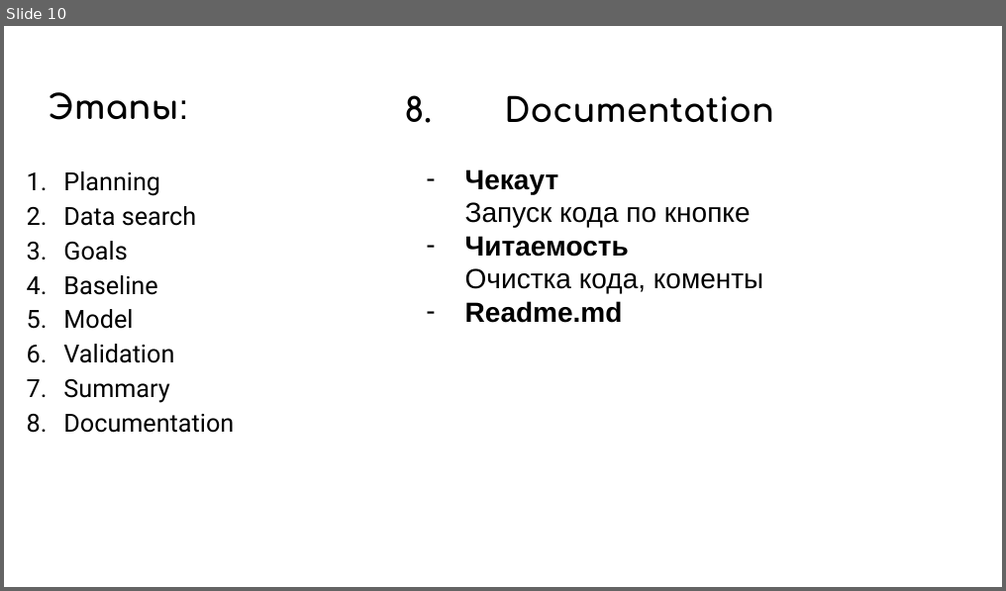
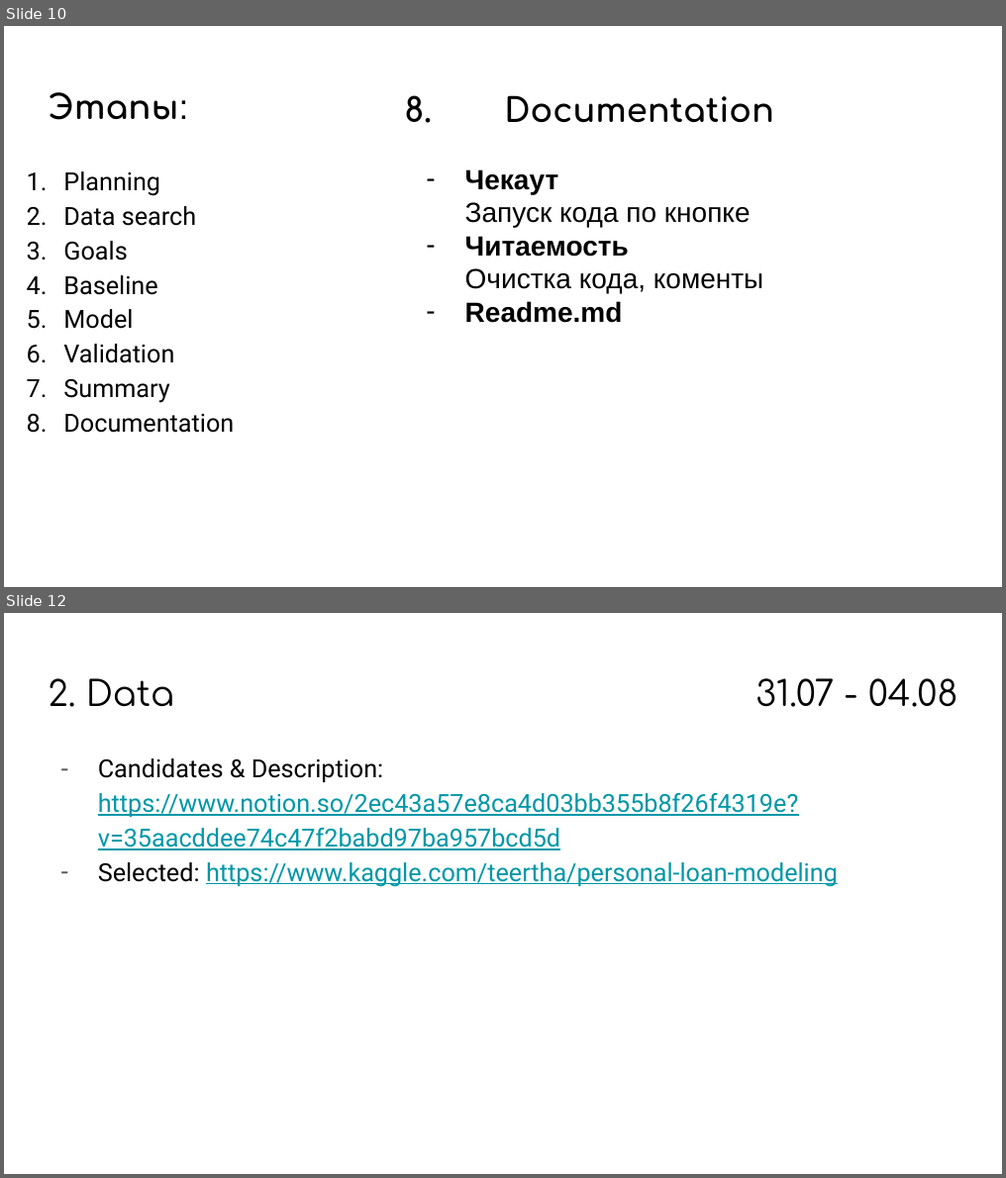
Before and after one commit to PolukarovIvan/MTC.Teta_2PiK, a slide deck: RoadMap.pptx. Shown one above the other, each under a label of ours: slide 10 before the commit, slides 10 and 12 after it; the slides between them are not shown. The pictures are 1006x591 and 1006x1178 pixels, drawn with LibreOffice and Linux fonts; fonts in the diff are those of the drawing. Boxes give left, top, right and bottom in pixels: in the first picture for what was removed or moved away, otherwise in the second. Text is boxed around its words. In the diff, an @@ line names an element or a change of style, - is before the commit and + after.

Commit message:
v-0.1.0 - First model and presentation steps

```diff
--- a/RoadMap.pptx
+++ b/RoadMap.pptx
@@ slide 12 added at (4,613,1002,1174), background #FFFFFF @@
@@ title added at (48,678,174,707), 25.2 pt, text #000000 @@
+2. Data
@@ text added at (755,678,958,707), 25.2 pt, text #000000 @@
+31.07 - 04.08
@@ text added at (98,759,838,887), 18 pt, text #0097A7, underline @@
+– Candidates & Description: https://www.notion.so/2ec43a57e8ca4d03bb355b8f26f4319e?v=35aacddee74c47f2babd97ba957bcd5d
+– Selected: https://www.kaggle.com/teertha/personal-loan-modeling
```
Also in this commit, not shown: 2 other slides added, 3 other files.
